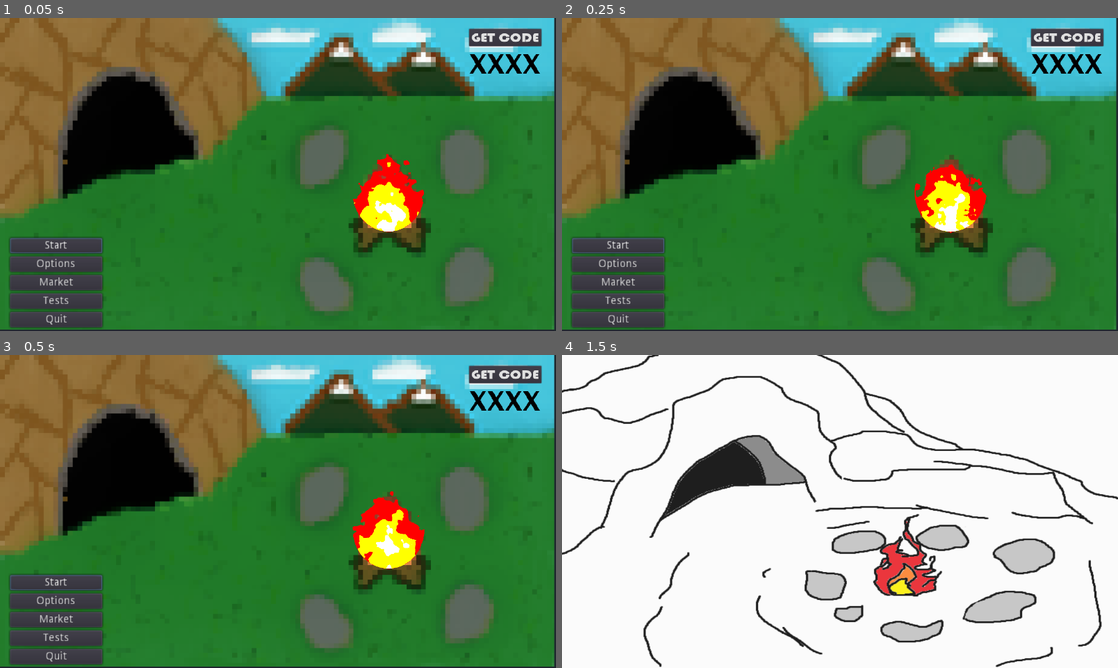
Above: before the commit, frames 1-4 (two rows, left to right).
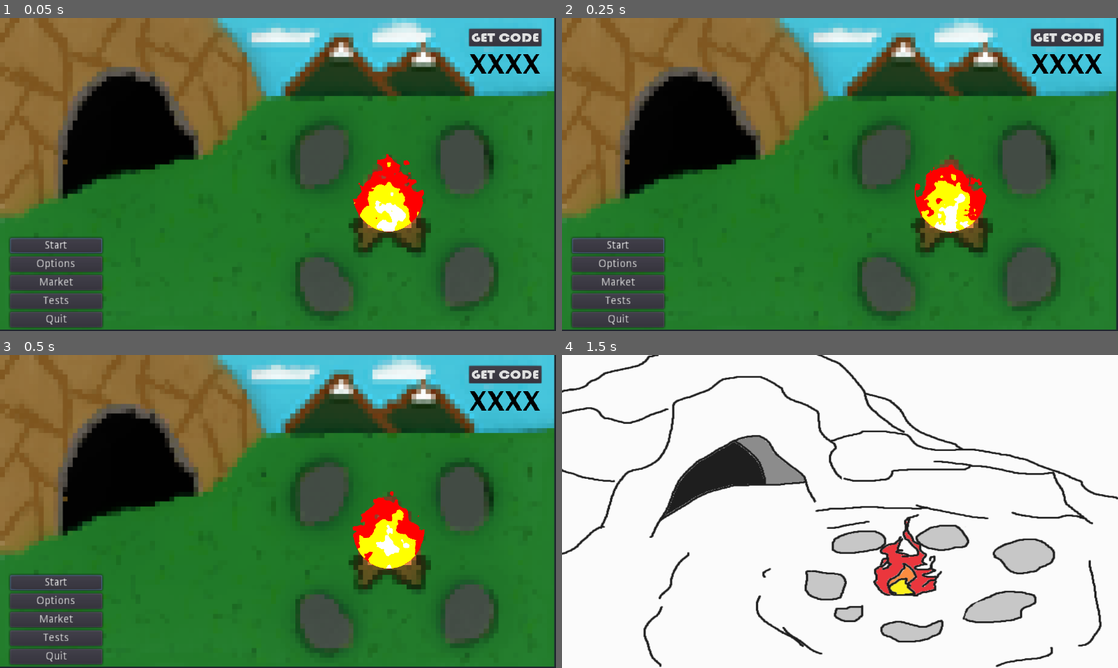
Above: after the commit, the same moments.

Repository: rwyndrum4/MENDAX
Game: Godot game, scene res://Scenes/mainMenu/mainMenu.tscn
The game is run twice, just before and just after one commit, with the same random seed, the same clock (stepped at 60 frames per second) and the same inputs.
Inputs:
- Up to frame 1 (0.05 s): no input
- Up to frame 2 (0.25 s): no input
- Up to frame 3 (0.5 s): no input
- Up to frame 4 (1.5 s): click "Start" at 0.5 s; hold Right (ui_right) from 1.28 s (still down)

The runs differ from the first frame. In frame 1, 7.0% of the frame differs, in the area x 24-100%, y 3-97%; in frame 2, 7.0%; in frame 3, 7.0%; in frame 4, nothing differs.

Commit message:
newer bg

Diff:
--- a/game/Scenes/mainMenu/mainMenu.tscn
+++ b/game/Scenes/mainMenu/mainMenu.tscn
@@ -3,7 +3,7 @@
 [ext_resource path="res://Scenes/mainMenu/mainMenu.gd" type="Script" id=1]
 [ext_resource path="res://Assets/mainMenuAssets/LTYPEB.TTF" type="DynamicFontData" id=2]
 [ext_resource path="res://Assets/mainMenuAssets/BAUHS93.TTF" type="DynamicFontData" id=3]
-[ext_resource path="res://Assets/ben-test-background.png" type="Texture" id=4]
+[ext_resource path="res://Assets/ben-test-bg.png" type="Texture" id=4]
 [ext_resource path="res://Scenes/settingsMenu/settingsMenu.tscn" type="PackedScene" id=5]
 [ext_resource path="res://Assets/fire5.png" type="Texture" id=6]
 [ext_resource path="res://Scenes/fpsDisplay/fpsLabel.tscn" type="PackedScene" id=7]
Binary file removed: game/Assets/ben-test-background.png
Binary file added: game/Assets/ben-test-bg.png
Not shown, changed: game/Assets/ben-test-bg.png.import
